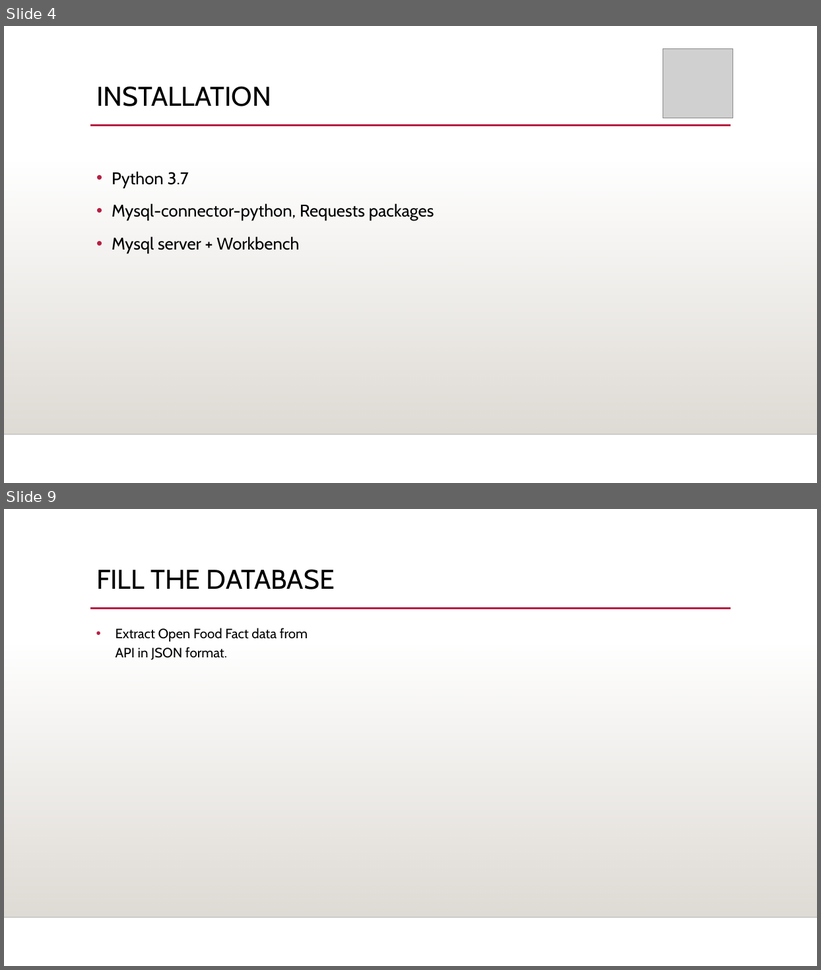
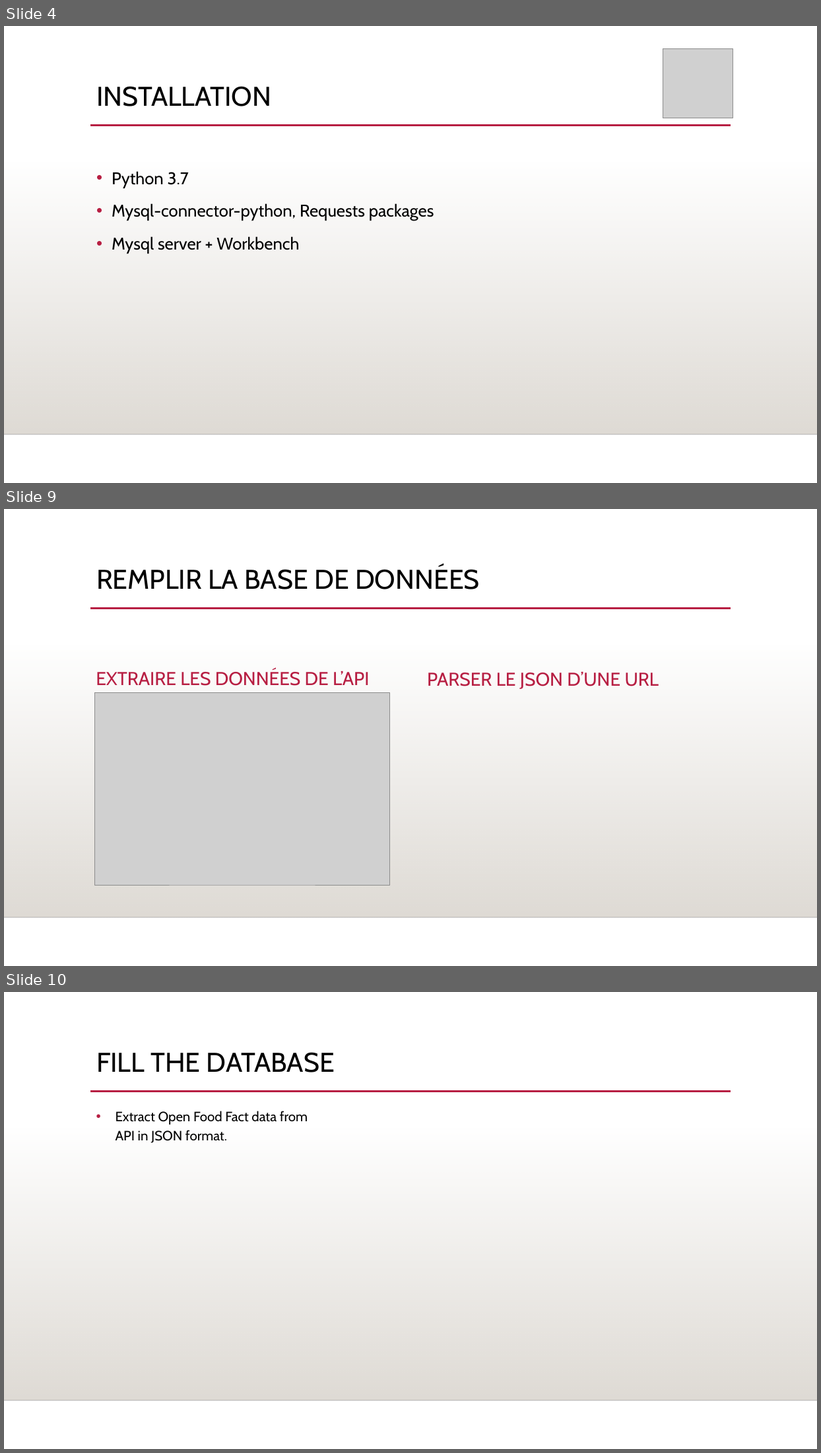
Before and after one commit to Goro-Majima/OpenFoodFacts, a slide deck: SLIDESHOW PROJECT 5.pptx. Shown one above the other, each under a label of ours: slides 4 and 9 before the commit, slides 4, 9 and 10 after it; the slides between them are not shown. The pictures are 821x970 and 821x1453 pixels, drawn with LibreOffice and Linux fonts; fonts in the diff are those of the drawing; grey boxes stand for pictures; background and template pictures are left out. Boxes give left, top, right and bottom in pixels: in the first picture for what was removed or moved away, otherwise in the second. Text is boxed around its words. In the diff, an @@ line names an element or a change of style, - is before the commit and + after.

```diff
--- a/SLIDESHOW PROJECT 5.pptx
+++ b/SLIDESHOW PROJECT 5.pptx
@@ slide 9 added at (4,509,817,966), background picture (left out); not listed: 3 template elements that a slide beside it also shows @@
@@ title added at (96,566,480,590), 32 pt, text #000000 @@
+REMPLIR LA BASE DE DONNÉES
@@ text added at (96,671,369,686), 22 pt, text #B71E42 @@
+EXTRAIRE LES DONNÉES DE L’API
@@ text added at (427,672,659,689), 22 pt, text #B71E42 @@
+PARSER LE JSON D’UNE URL
@@ picture added at (95,692,389,885) @@
@@ what was slide 9 is now slide 10 @@
```
Also in this commit, not shown: 5 slides changed, 1 other slide added, 1 slide removed, 4 other files.
